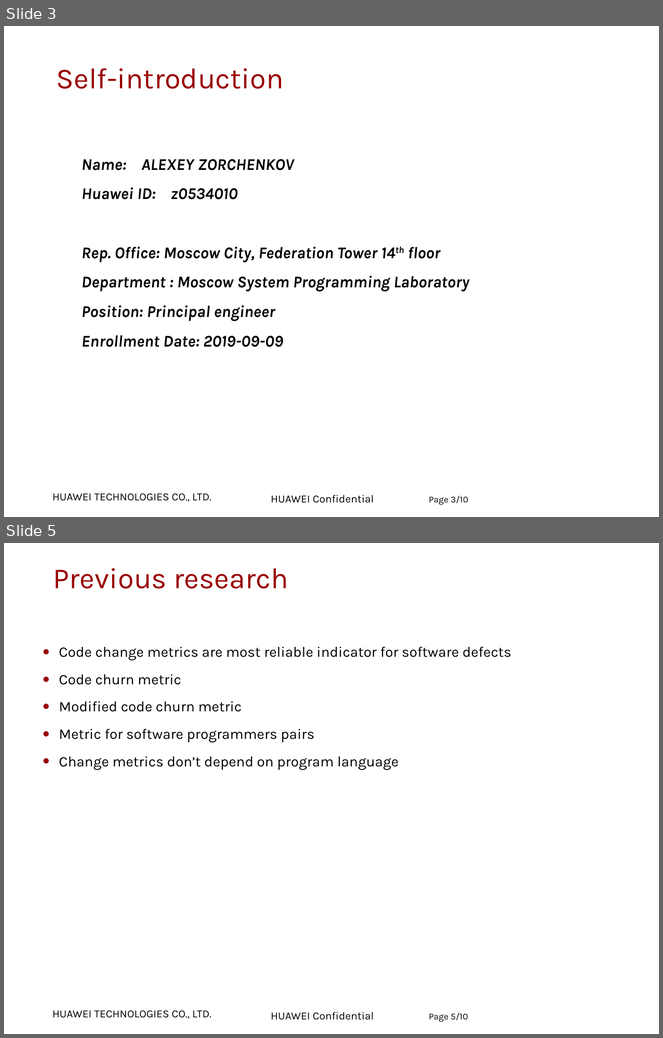
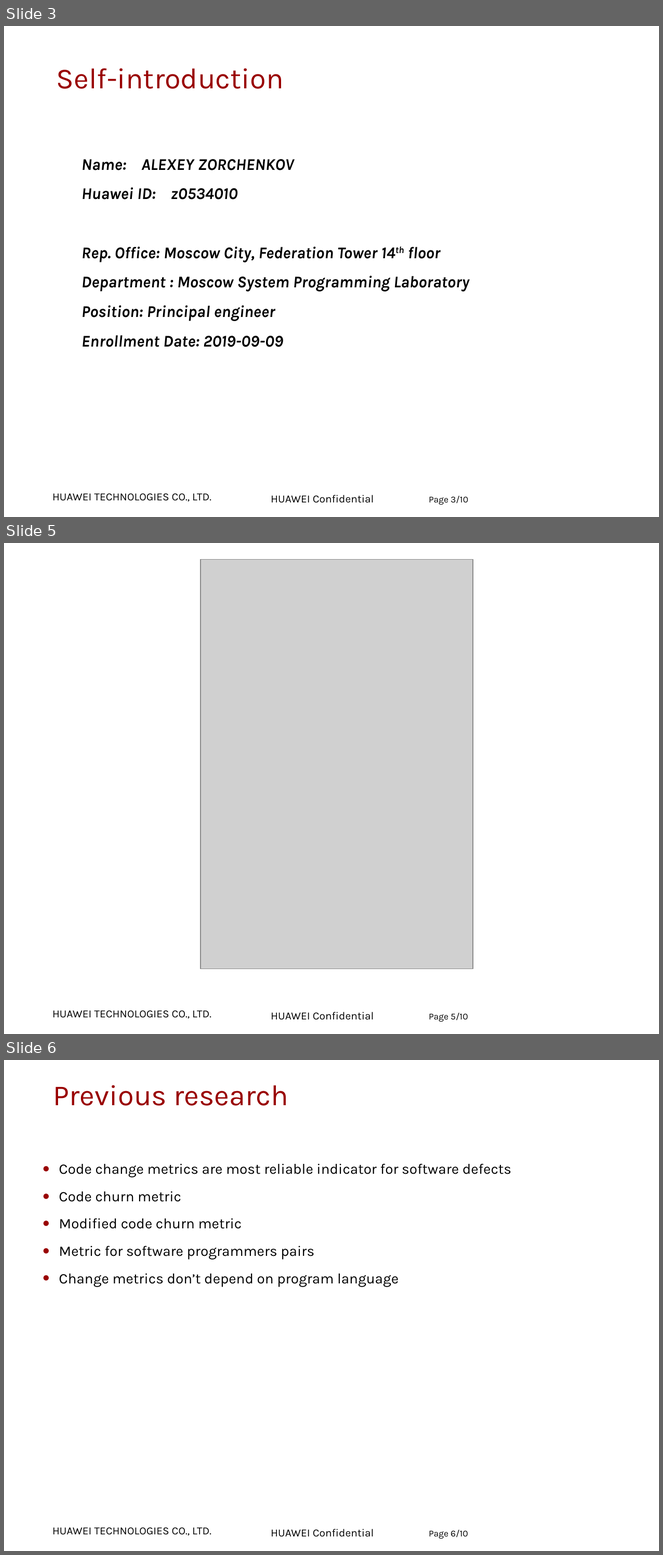
Before and after one commit to zuoqin/volatility, a slide deck: docs/Project Presentation.ppt. Shown one above the other, each under a label of ours: slides 3 and 5 before the commit, slides 3, 5 and 6 after it; the slides between them are not shown. The pictures are 663x1038 and 663x1555 pixels, drawn with LibreOffice and Linux fonts; fonts in the diff are those of the drawing; grey boxes stand for pictures; background and template pictures are left out. Boxes give left, top, right and bottom in pixels: in the first picture for what was removed or moved away, otherwise in the second. Text is boxed around its words. In the diff, an @@ line names an element or a change of style, - is before the commit and + after.

```diff
--- a/docs/Project Presentation.ppt
+++ b/docs/Project Presentation.ppt
@@ slide 5 added at <box>4,543,659,1034</box>, background #FFFFFF; not listed: 2 template elements that a slide beside it also shows @@
@@ picture added at <box>201,560,473,969</box> @@
@@ page number added at <box>429,1013,468,1022</box>, 10 pt, text #000000 @@
+Page 5/10
@@ what was slide 5 is now slide 6 @@
@@ page number at <box>429,1530,468,1539</box>: text changed @@
-Page 5/10
+Page 6/10
```
Also in this commit, not shown: 1 slide changed, 1 other file.
